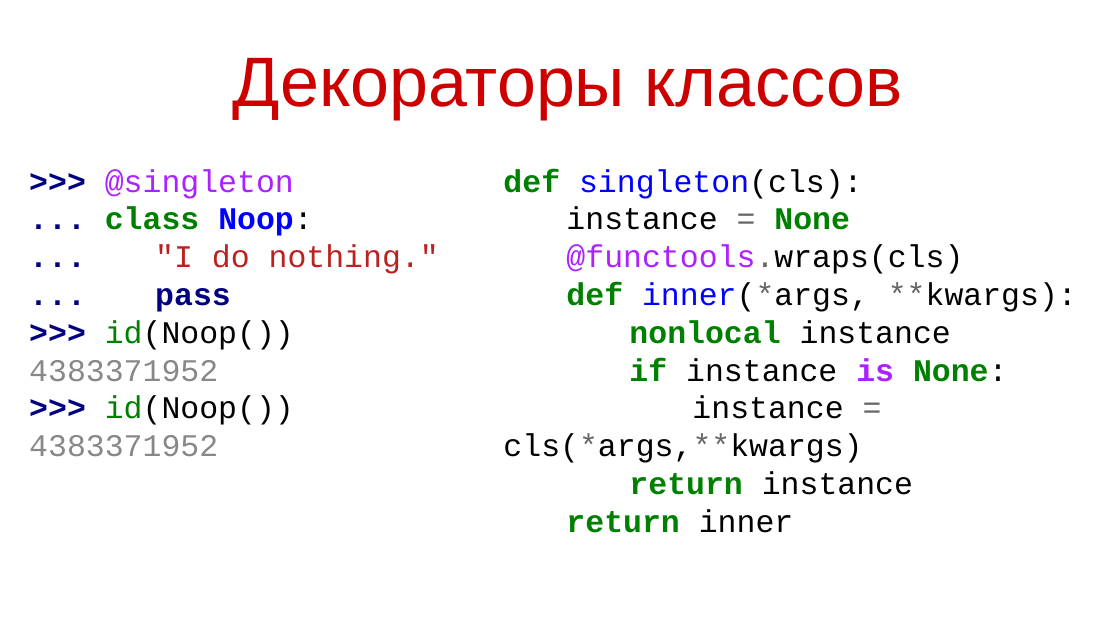
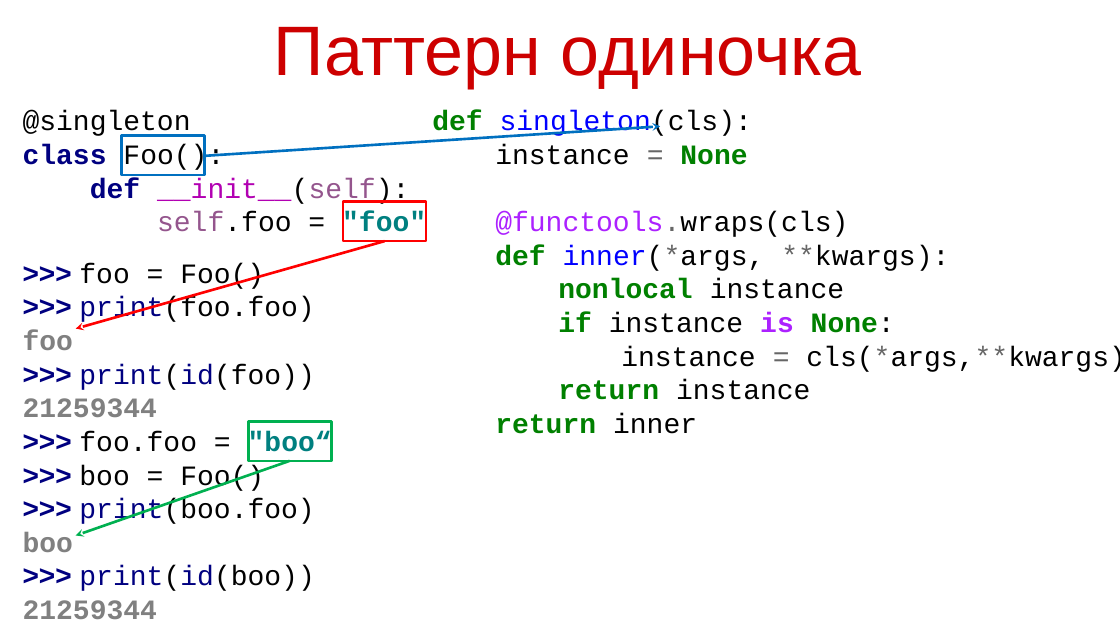
Before and after one commit to maxchv/LearnPython, a slide deck: slide 16 of week10/decorators.pptx (slide 15 before the commit). Drawn at 1120x630 pixels with LibreOffice and Linux fonts; fonts in the diff are those of the drawing. Boxes give left, top, right and bottom in pixels: in the first picture for what was removed or moved away, otherwise in the second. Text is boxed around its words. In the diff, an @@ line names an element or a change of style, - is before the commit and + after.

```diff
--- a/week10/decorators.pptx
+++ b/week10/decorators.pptx
@@ title at bbox=[274, 27, 862, 88]: text changed @@
-Декораторы классов
+Паттерн одиночка
@@ text added at bbox=[23, 111, 426, 239], 32 pt, text #000000 @@
+@singleton
+class Foo():
+def __init__(self):
+self.foo = "foo"
@@ text "def singleton(cls):": place and size @@
-text "def singleton(cls):" at bbox=[503, 169, 1077, 533]
+text "def singleton(cls):" at bbox=[432, 111, 1120, 434]
@@ text "def singleton(cls):" at bbox=[432, 111, 1120, 434]: size 36 to 32 pt @@
@@ rectangle added at bbox=[122, 135, 205, 174], outline #0070C0 3 pt @@
@@ arrow added from (204, 156) to (660, 127), #0070C0 3 pt @@
@@ text removed at bbox=[29, 169, 439, 456] @@
->>> @singleton
-... class Noop:
-... "I do nothing."
-... pass
->>> id(Noop())
-4383371952
->>> id(Noop())
-4383371952
@@ rectangle added at bbox=[343, 202, 426, 241], outline #FF0000 3 pt @@
@@ text added at bbox=[23, 263, 332, 619], 32 pt, text #000000 @@
+>>> foo = Foo()
+>>> print(foo.foo)
+foo
+>>> print(id(foo))
+21259344
+>>> foo.foo = "boo“
+>>> boo = Foo()
+>>> print(boo.foo)
+boo
+>>> print(id(boo))
+21259344
@@ arrow added from (385, 241) to (76, 329), #FF0000 3 pt @@
@@ rectangle added at bbox=[248, 421, 331, 460], outline #00B050 3 pt @@
@@ arrow added from (290, 460) to (76, 535), #00B050 3 pt @@
```
Also in this commit, not shown: 1 slide added, 4 other files.
